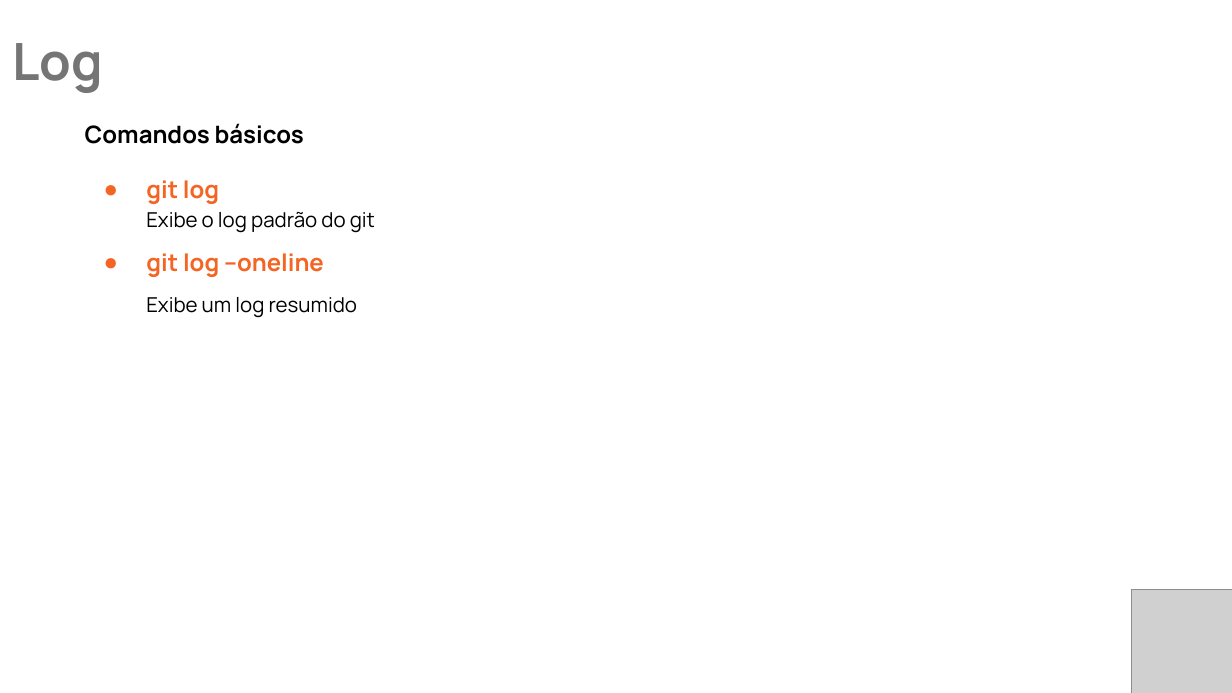
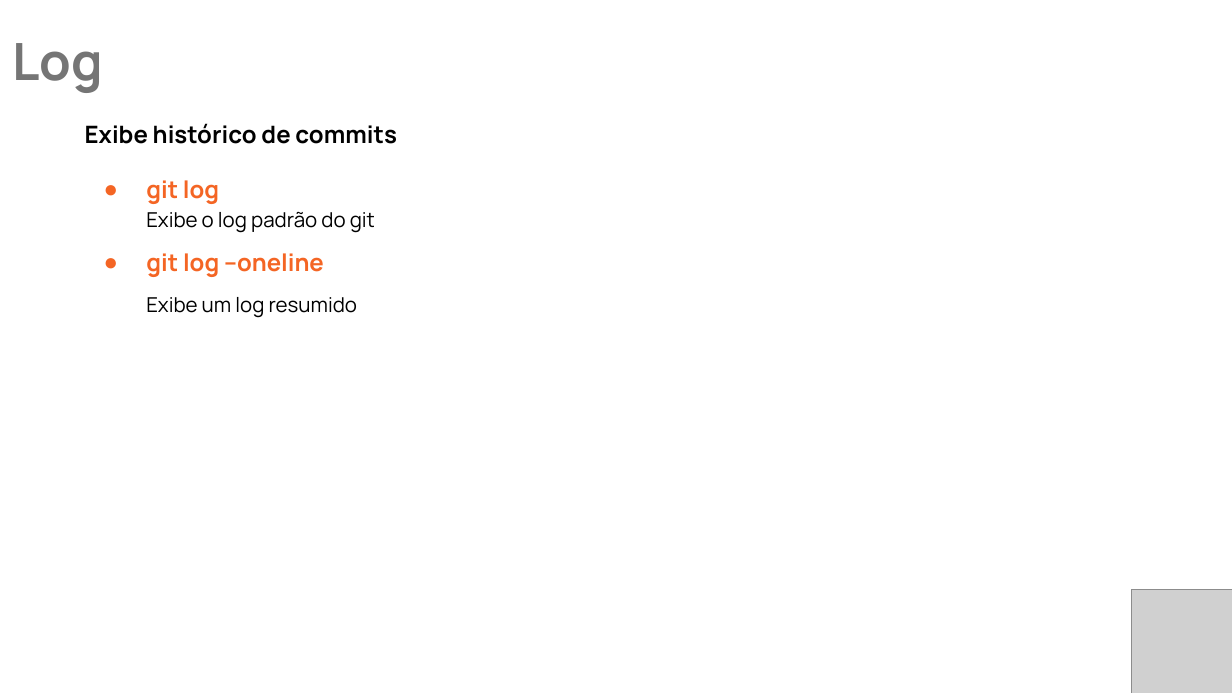
Before and after one commit to EvertonBrzozowyAlves/TreinamentoGit, a slide deck: slide 12 of Treinamento GIT.pptx. Drawn at 1232x693 pixels with LibreOffice and Linux fonts; fonts in the diff are those of the drawing; grey boxes stand for pictures. Boxes give left, top, right and bottom in pixels: in the first picture for what was removed or moved away, otherwise in the second. Text is boxed around its words. In the diff, an @@ line names an element or a change of style, - is before the commit and + after.

```diff
--- a/Treinamento GIT.pptx
+++ b/Treinamento GIT.pptx
@@ text at (x1=85, y1=123, x2=397, y2=144): text changed @@
-Comandos básicos
+Exibe histórico de commits
```
Also in this commit, not shown: 4 other slides changed, 1 slide added, 1 other file.
